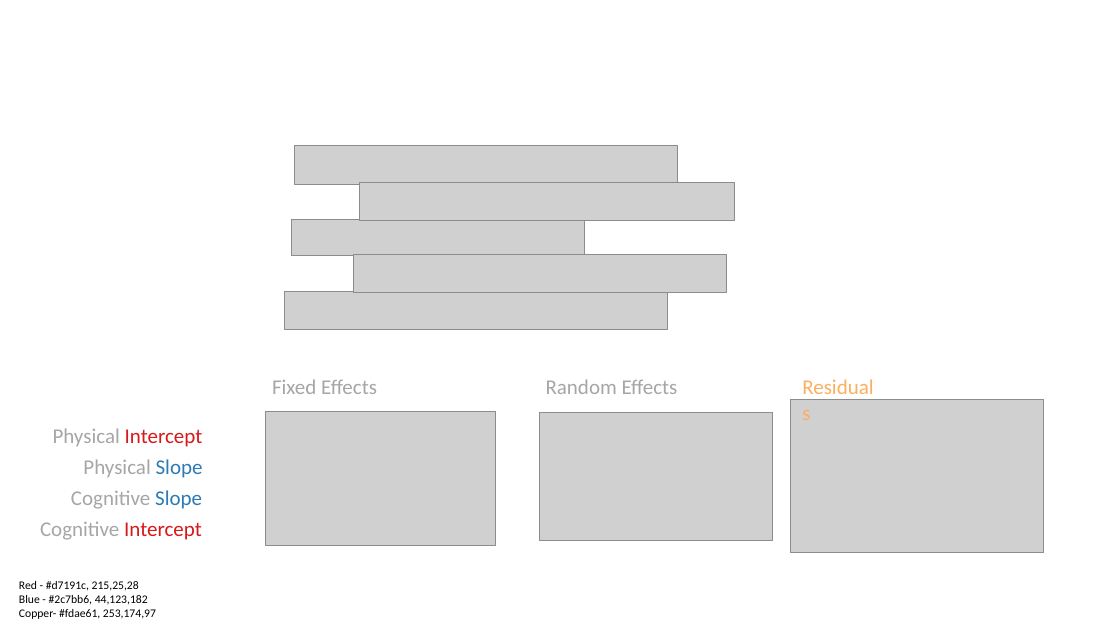
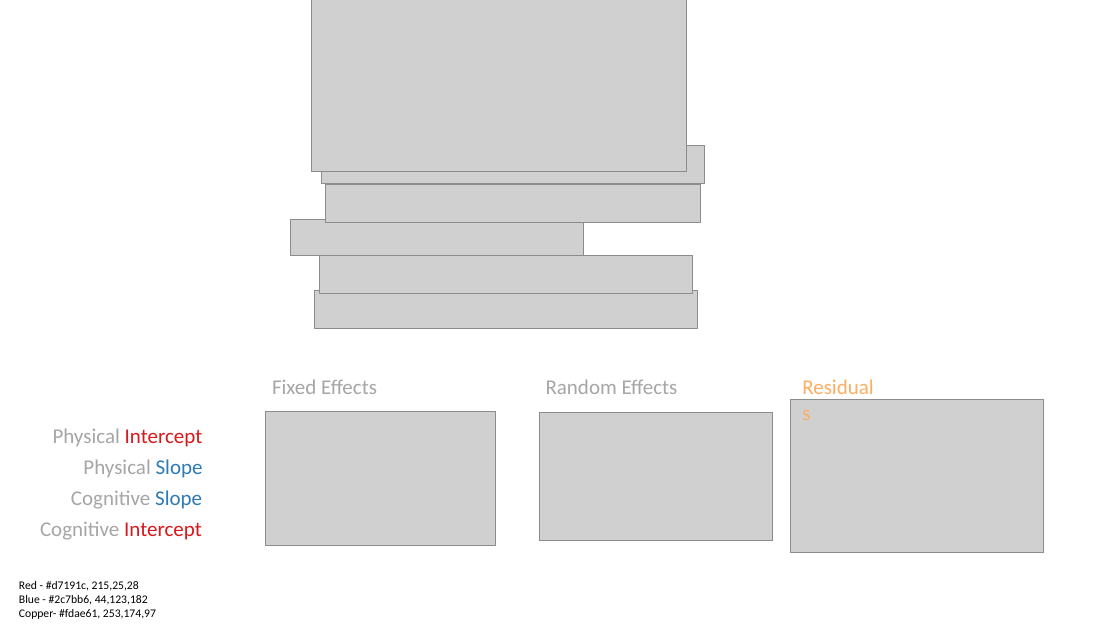
Before and after one commit to IALSA/IALSA-2015-Portland, a slide deck: slide 3 of libs/materials/naming_convention.pptx. Drawn at 1120x630 pixels with LibreOffice and Linux fonts; fonts in the diff are those of the drawing; grey boxes stand for pictures. Boxes give left, top, right and bottom in pixels: in the first picture for what was removed or moved away, otherwise in the second. Text is boxed around its words. In the diff, an @@ line names an element or a change of style, - is before the commit and + after.

```diff
--- a/libs/materials/naming_convention.pptx
+++ b/libs/materials/naming_convention.pptx
@@ picture added at (x1=311, y1=0, x2=686, y2=172) @@
@@ picture moved from (x1=295, y1=146, x2=678, y2=184) to (x1=322, y1=145, x2=705, y2=183) @@
@@ picture moved from (x1=360, y1=183, x2=735, y2=221) to (x1=326, y1=184, x2=702, y2=222) @@
@@ picture moved from (x1=354, y1=255, x2=727, y2=292) to (x1=320, y1=256, x2=693, y2=294) @@
@@ picture moved from (x1=285, y1=292, x2=668, y2=329) to (x1=315, y1=291, x2=698, y2=329) @@
```
Also in this commit, not shown: 37 other files.
